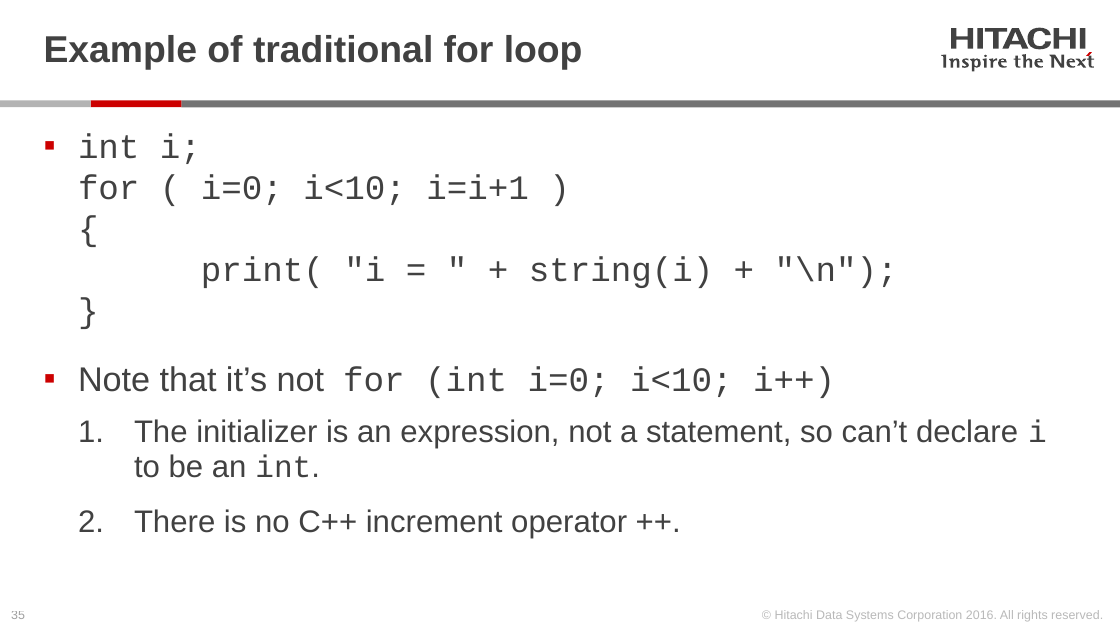
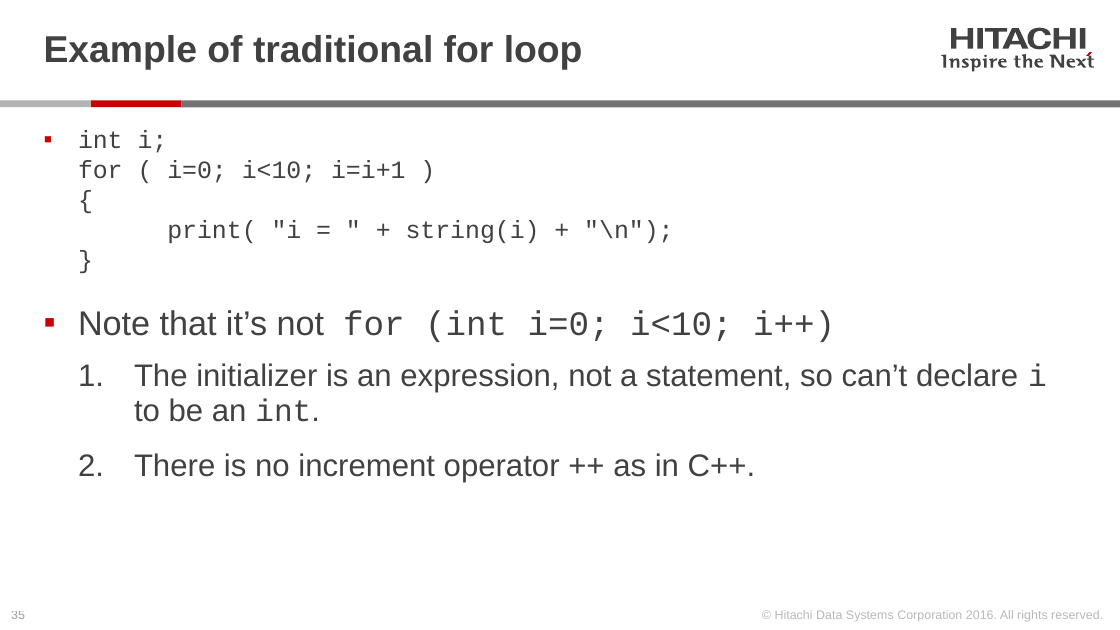
Before and after one commit to Hitachi-Data-Systems/ivy, a slide deck: slide 35 of doc/ivyscript reference.pptx. Drawn at 1120x630 pixels with LibreOffice and Linux fonts; fonts in the diff are those of the drawing. Boxes give left, top, right and bottom in pixels: in the first picture for what was removed or moved away, otherwise in the second. Text is boxed around its words. In the diff, an @@ line names an element or a change of style, - is before the commit and + after.

```diff
--- a/doc/ivyscript reference.pptx
+++ b/doc/ivyscript reference.pptx
@@ text at [78, 130, 673, 243]: size 22 to 16 pt in "int i; for ( i=0; i<10; i=i+1 ..." @@
@@ text at [134, 453, 755, 482]: text changed @@
-  2. There is no C++ increment operator ++.
+  2. There is no increment operator ++ as in C++.
```
Also in this commit, not shown: 4 other slides changed, 15 other files.
